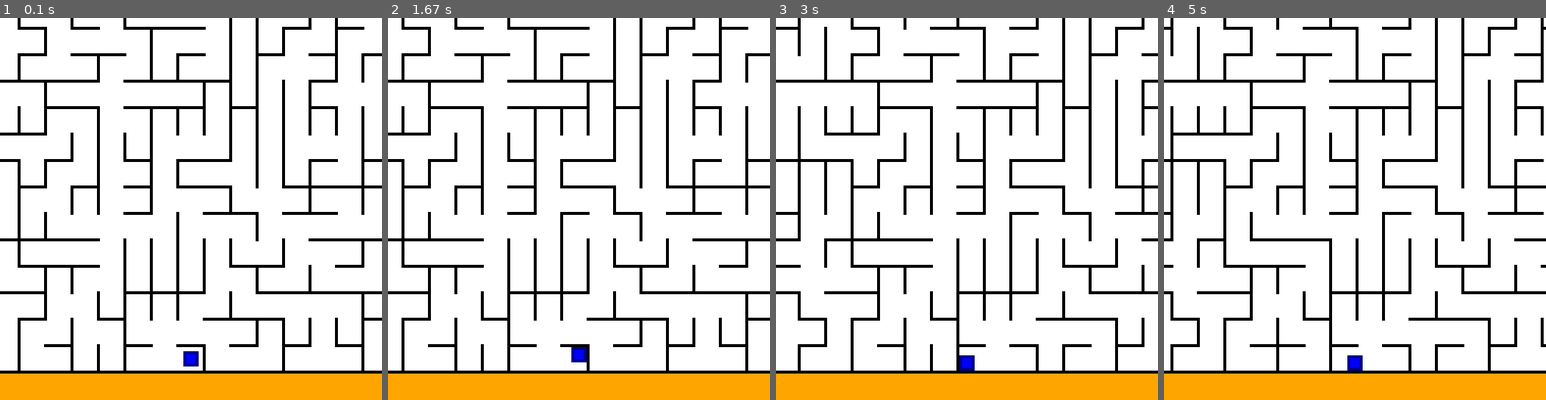
Above: before the commit, frames 1-4 (left to right).
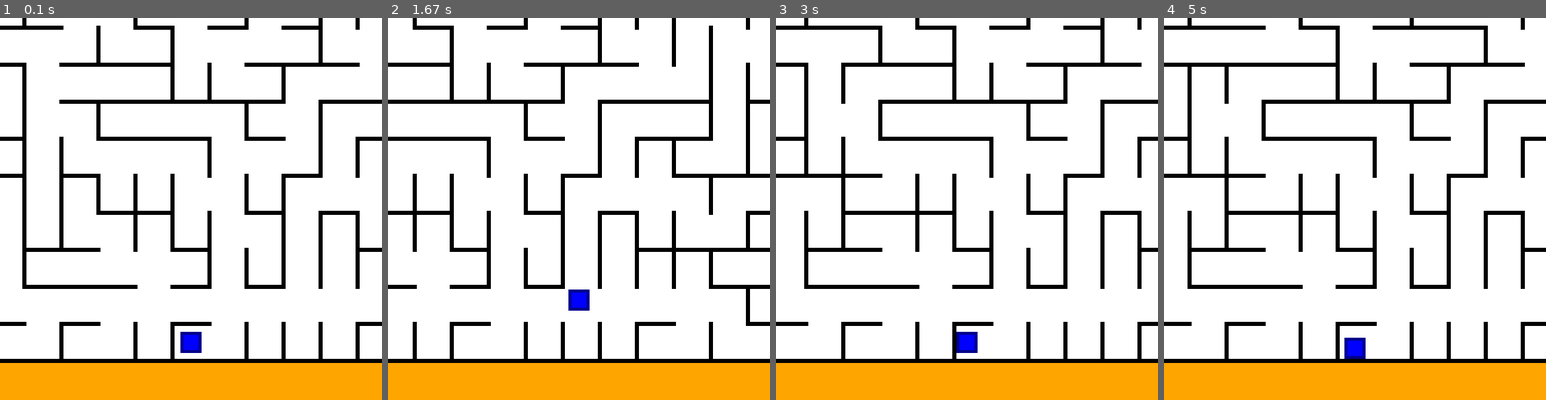
Above: after the commit, the same moments.

Repository: ZaChuChu/Pygame-Games
Game: pygame game, started from CameraMazeGame/main.py
The game is run twice, just before and just after one commit, with the same random seed, the same clock (stepped at 60 frames per second) and the same inputs.
Inputs:
- Up to frame 1 (0.1 s): no input
- Up to frame 2 (1.67 s): hold Right 0.33-0.8 s; hold Up 0.83-1.13 s; hold Right 1.17-1.63 s
- Up to frame 3 (3 s): hold Left 1.67-2.2 s; hold Down 2.23-2.53 s; hold Left 2.57-2.97 s
- Up to frame 4 (5 s): hold Up 3-3.37 s; hold Right 3.4-4.03 s; hold Down 4.07-4.43 s; hold Left 4.47-4.93 s; hold Right from 4.97 s (still down)

The runs differ from the first frame. In frame 1, 21% of the frame differs, in the area x 0-100%, y 0-94%; in frame 2, 21%; in frame 3, 21%; in frame 4, 21%.

Commit message:
Cleaned up import statements

Diff:
--- a/CameraMazeGame/main.py
+++ b/CameraMazeGame/main.py
@@ -2,16 +2,15 @@
 from player import Player
 import pygame
 from time import time
-from pygame import Rect, draw
 
 def main():
 
     screenHeight = 650
     screenWidth = screenHeight
 
-    wallLength = 50
+    wallLength = 70
     wallWidth = int(wallLength * .1)
-    rows = 40
+    rows = 55
     cols = rows
     wallOffset = wallLength - wallWidth
     margin = wallOffset
